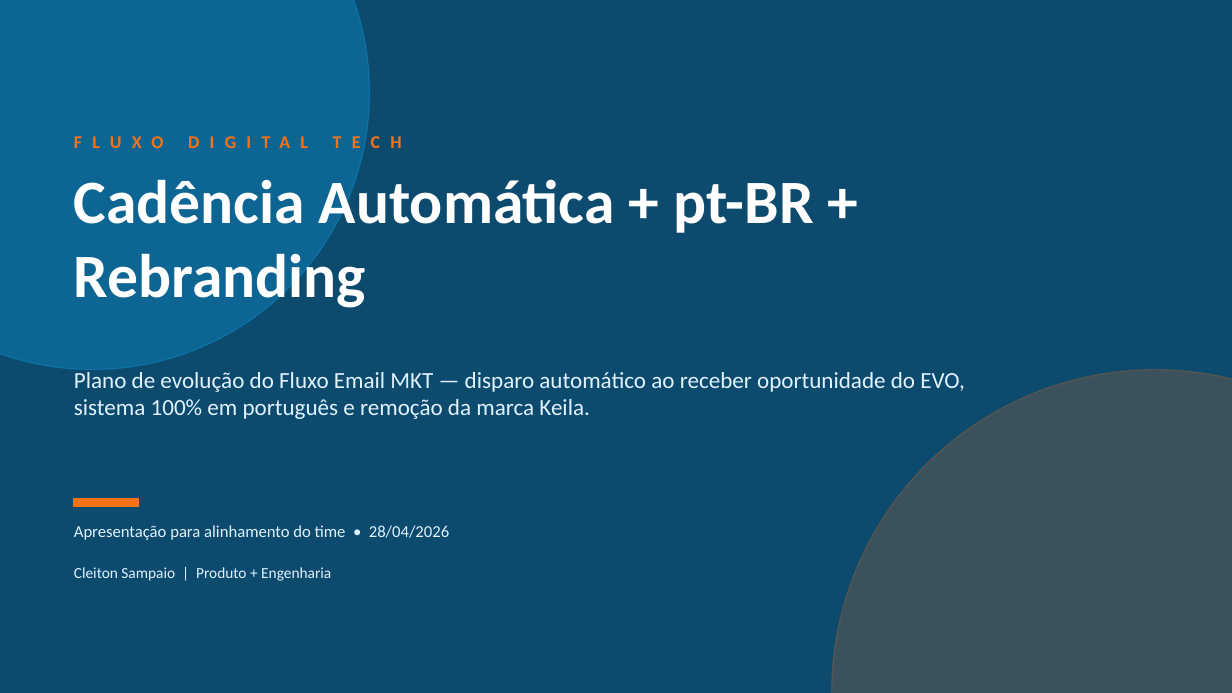
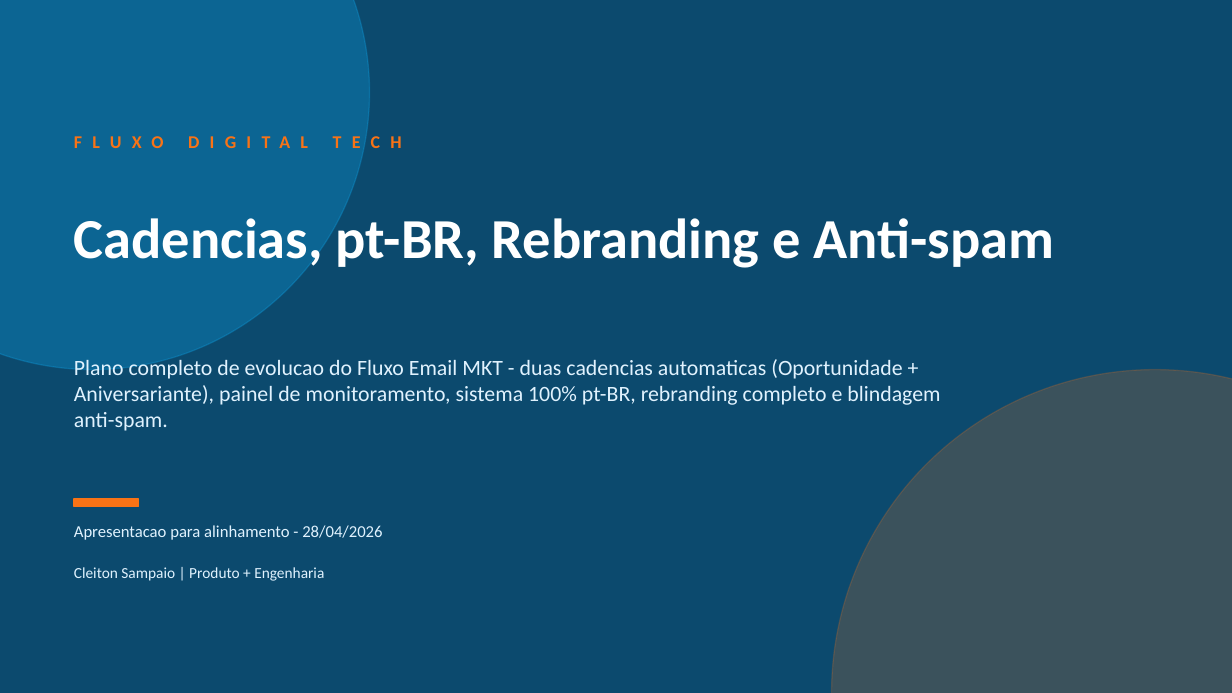
Before and after one commit to cleitonSam/email, a slide deck: slide 1 of fluxo-cadencia-automatica.pptx. Drawn at 1232x693 pixels with LibreOffice and Linux fonts; fonts in the diff are those of the drawing. Boxes give left, top, right and bottom in pixels: in the first picture for what was removed or moved away, otherwise in the second. Text is boxed around its words. In the diff, an @@ line names an element or a change of style, - is before the commit and + after.

Commit message:
docs: deck v2 - 20 slides com aniversario, abas, contatos e anti-spam

```diff
--- a/fluxo-cadencia-automatica.pptx
+++ b/fluxo-cadencia-automatica.pptx
@@ text at <box>74,210,1054,268</box>: text changed; size 48 to 44 pt @@
-Cadência Automática + pt-BR + Rebranding
+Cadencias, pt-BR, Rebranding e Anti-spam
@@ text at <box>74,356,940,431</box>: text changed; size 18 to 17 pt @@
-Plano de evolução do Fluxo Email MKT — disparo automático ao receber oportunidade do EVO, sistema 100% em português e remoção da marca Keila.
+Plano completo de evolucao do Fluxo Email MKT - duas cadencias automaticas (Oportunidade + Aniversariante), painel de monitoramento, sistema 100% pt-BR, rebranding completo e blindagem anti-spam.
@@ text at <box>74,525,382,540</box>: text changed @@
-Apresentação para alinhamento do time • 28/04/2026
+Apresentacao para alinhamento - 28/04/2026
@@ text "Cleiton Sampaio | Produto + ..." rewrapped from <box>74,567,331,581</box> to <box>74,567,324,581</box> @@
```
Also in this commit, not shown: 8 other slides changed, 11 slides added, 5 slides removed.
